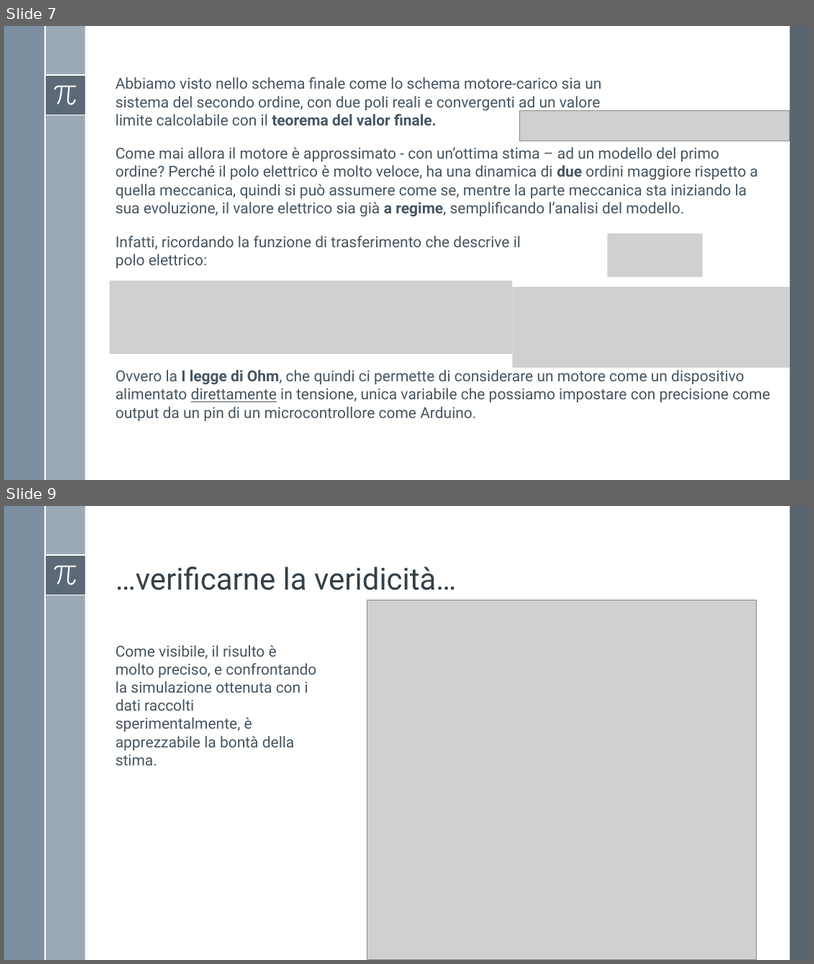
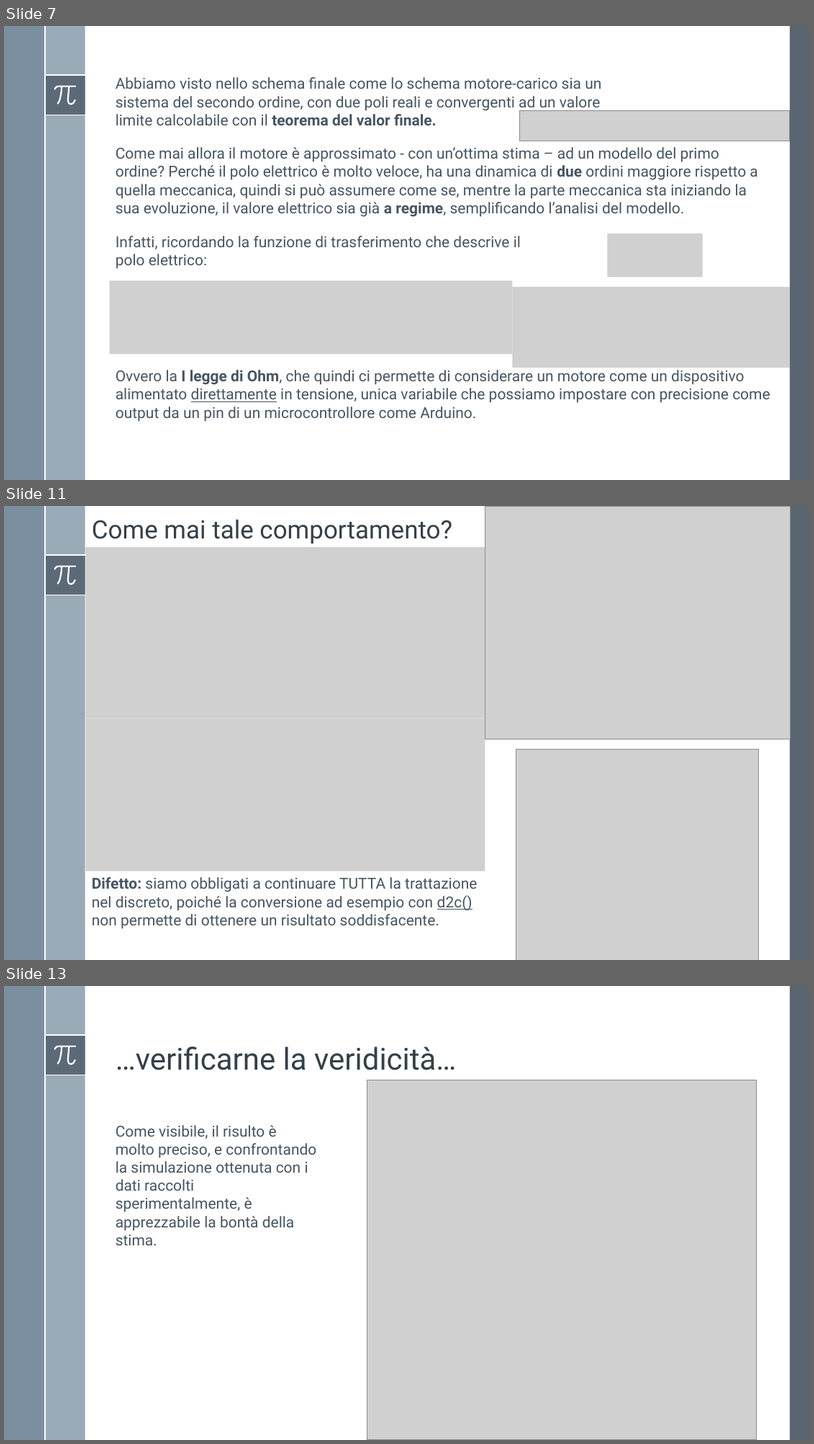
Before and after one commit to Alfystar/mv-Project, a slide deck: 00_Relazione/2-Modello e identificazione di un motore DC/Modello e identificazione di un motore DC.pptx. Shown one above the other, each under a label of ours: slides 7 and 9 before the commit, slides 7, 11 and 13 after it; the slides between them are not shown. The pictures are 814x964 and 814x1444 pixels, drawn with LibreOffice and Linux fonts; fonts in the diff are those of the drawing; grey boxes stand for pictures. Boxes give left, top, right and bottom in pixels: in the first picture for what was removed or moved away, otherwise in the second. Text is boxed around its words. In the diff, an @@ line names an element or a change of style, - is before the commit and + after.

```diff
--- a/00_Relazione/2-Modello e identificazione di un motore DC/Modello e identificazione di un motore DC.pptx
+++ b/00_Relazione/2-Modello e identificazione di un motore DC/Modello e identificazione di un motore DC.pptx
@@ slide 11 added at (4,506,810,960), background #FFFFFF; not listed: 8 template elements that a slide beside it also shows @@
@@ title added at (92,519,453,543), 30 pt, text #35404A @@
+Come mai tale comportamento?
@@ picture added at (486,506,790,739) @@
@@ picture added at (85,547,485,718) @@
@@ picture added at (85,718,485,871) @@
@@ picture added at (517,749,759,960) @@
@@ text added at (92,877,477,929), 18 pt, text #465562 @@
+Difetto: siamo obbligati a continuare TUTTA la trattazione nel discreto, poiché la conversione ad esempio con d2c() non permette di ottenere un risultato soddisfacente.
@@ what was slide 9 is now slide 13 @@
```
Also in this commit, not shown: 1 slide changed, 8 other slides added, 12 other files.
